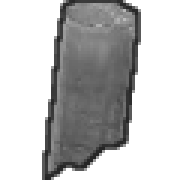
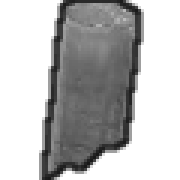
Before/after of a 180x180 layered artwork. What changed in the layer stack:
painted on "outline" over [39, 0, 144, 180]
